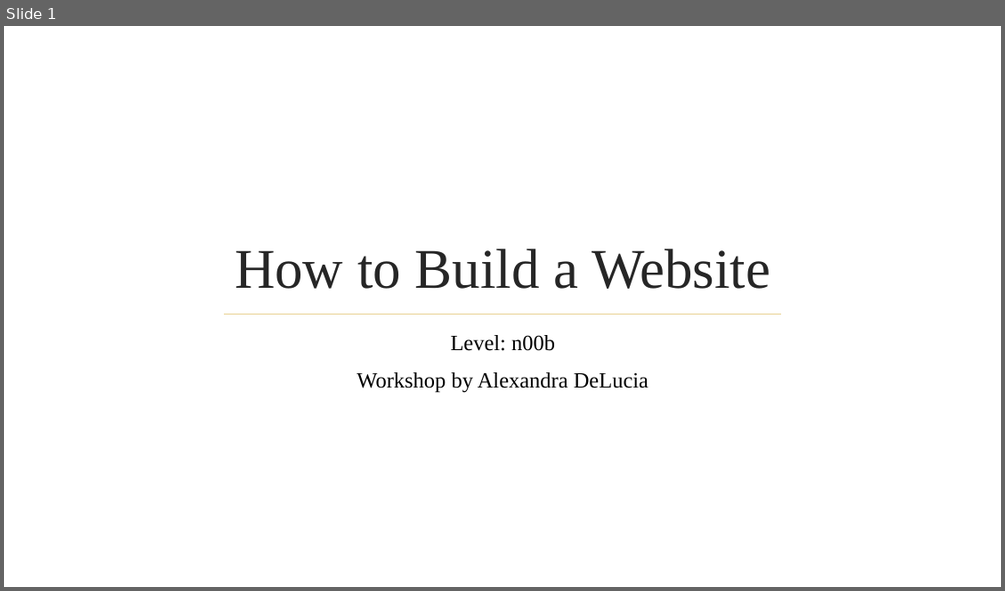
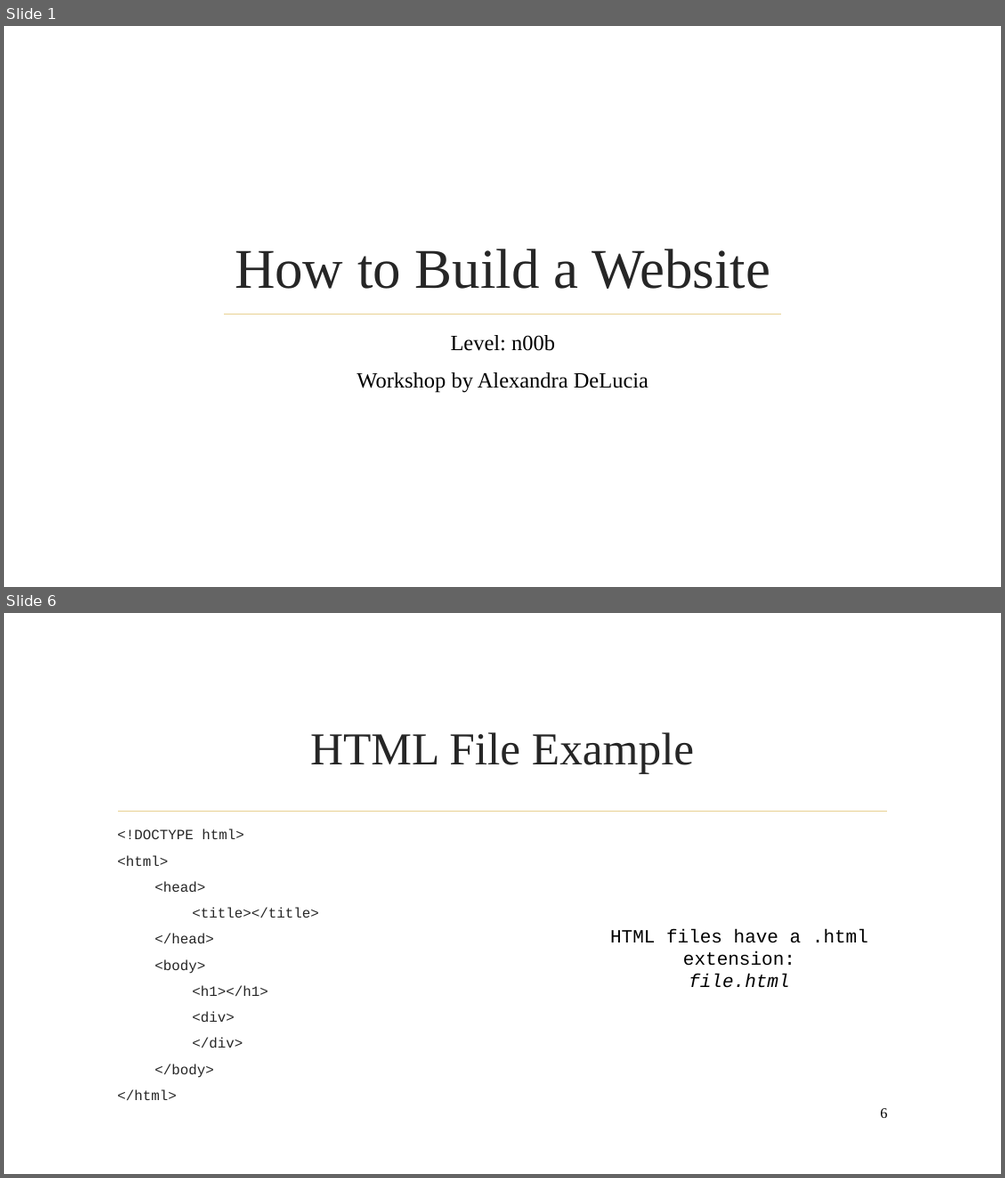
Before and after one commit to AADeLucia/beginner_web_tutorial, a slide deck: website_tutorial_beginner.pptx. Shown one above the other, each under a label of ours: slide 1 before the commit, slides 1 and 6 after it; the slides between them are not shown. The pictures are 1005x591 and 1005x1178 pixels, drawn with LibreOffice and Linux fonts; fonts in the diff are those of the drawing; background and template pictures are left out. Boxes give left, top, right and bottom in pixels: in the first picture for what was removed or moved away, otherwise in the second. Text is boxed around its words. In the diff, an @@ line names an element or a change of style, - is before the commit and + after.

```diff
--- a/website_tutorial_beginner.pptx
+++ b/website_tutorial_beginner.pptx
@@ slide 6 added at box(4, 613, 1001, 1174), background picture (left out) @@
@@ title added at box(310, 732, 694, 774), 44 pt, text #262626 @@
+HTML File Example
@@ line added from (119, 811) to (887, 811), #E8D191 1.25 pt @@
@@ text added at box(117, 829, 318, 1100), 13.6 pt, text #262626 @@
+<!DOCTYPE html>
+<html>
+  <head>
+  <title></title>
+  </head>
+  <body>
+    <h1></h1>
+    <div>
+    </div>
+  </body>
+</html>
@@ text added at box(610, 929, 868, 988), 18 pt, text #000000 @@
+HTML files have a .html extension:
+file.html
@@ page number added at box(880, 1108, 887, 1118), 14 pt, text #000000 @@
+6
```
Also in this commit, not shown: 9 slides changed, 3 other slides added, 4 other files.
